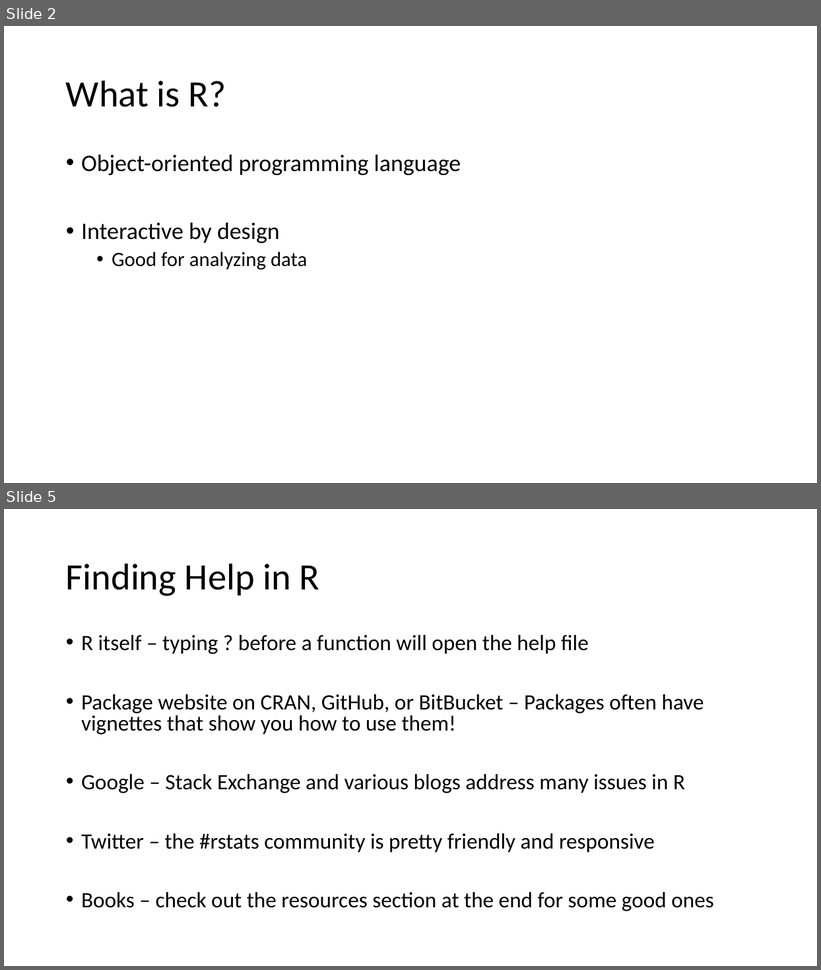
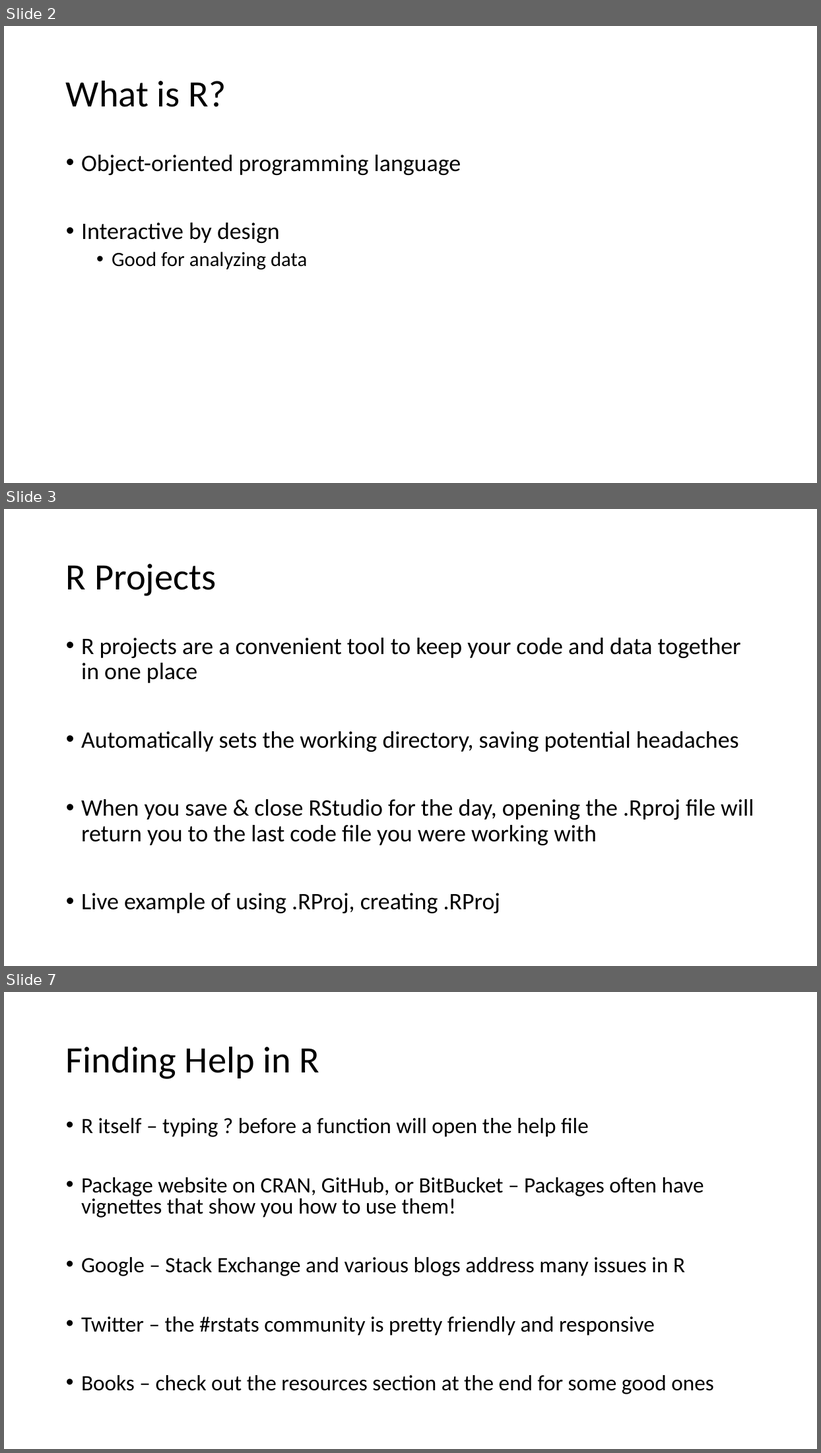
Before and after one commit to jstinzi/R-UNM-Biology-Workshop, a slide deck: Beginner Workshop/Introductory Concepts in R.pptx. Shown one above the other, each under a label of ours: slides 2 and 5 before the commit, slides 2, 3 and 7 after it; the slides between them are not shown. The pictures are 821x970 and 821x1453 pixels, drawn with LibreOffice and Linux fonts; fonts in the diff are those of the drawing. Boxes give left, top, right and bottom in pixels: in the first picture for what was removed or moved away, otherwise in the second. Text is boxed around its words. In the diff, an @@ line names an element or a change of style, - is before the commit and + after.

```diff
--- a/Beginner Workshop/Introductory Concepts in R.pptx
+++ b/Beginner Workshop/Introductory Concepts in R.pptx
@@ slide 3 added at [4, 509, 817, 966], background #FFFFFF @@
@@ title added at [66, 564, 216, 596], 44 pt, text #000000 @@
+R Projects
@@ text added at [81, 638, 754, 914], 28 pt, text #000000 @@
+• R projects are a convenient tool to keep your code and data together in one place
+• Automatically sets the working directory, saving potential headaches
+• When you save & close RStudio for the day, opening the .Rproj file will return you to the last code file you were working with
+• Live example of using .RProj, creating .RProj
@@ what was slide 5 is now slide 7 @@
```
Also in this commit, not shown: 1 slide changed, 3 other slides added, 2 slides removed, 6 other files.
